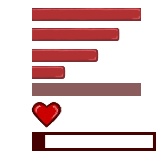
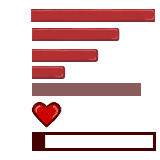
Layer changes from the first 160px x 160px image to the second:
painted on "Camada 4" over (31, 8, 155, 22)
